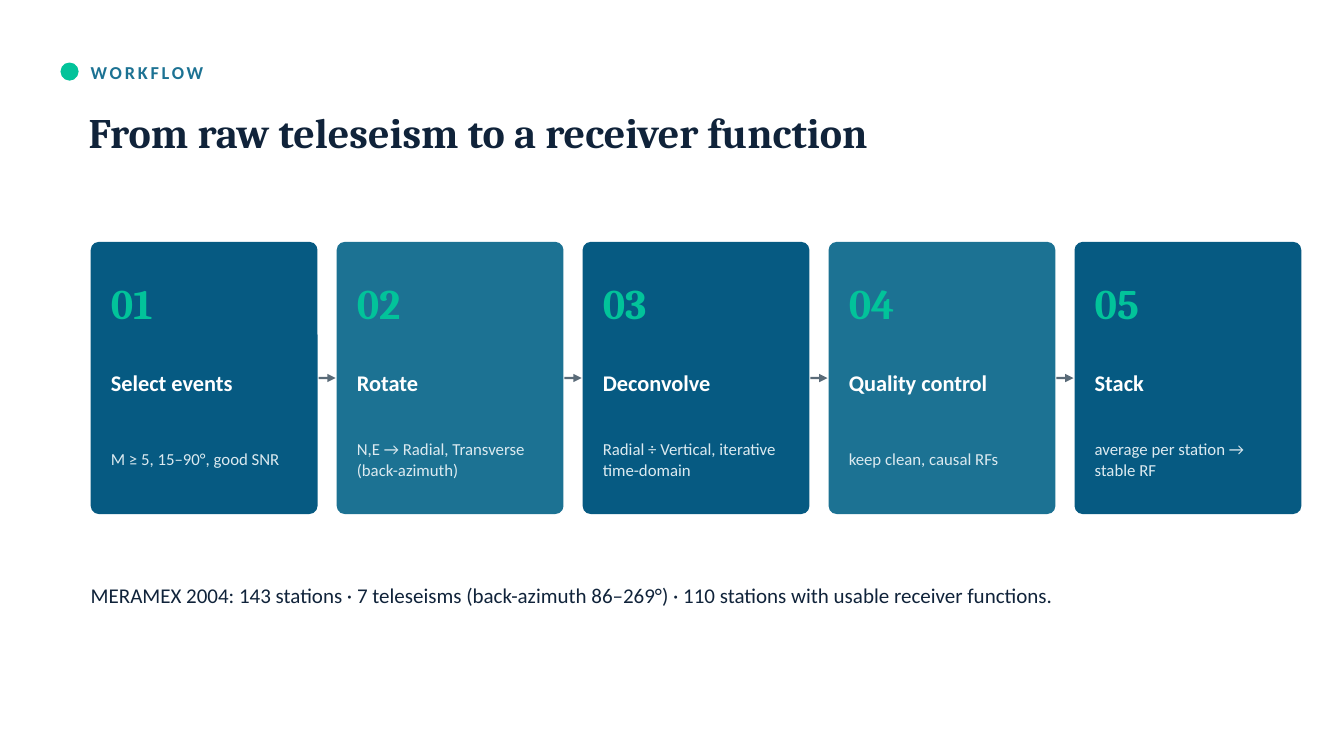
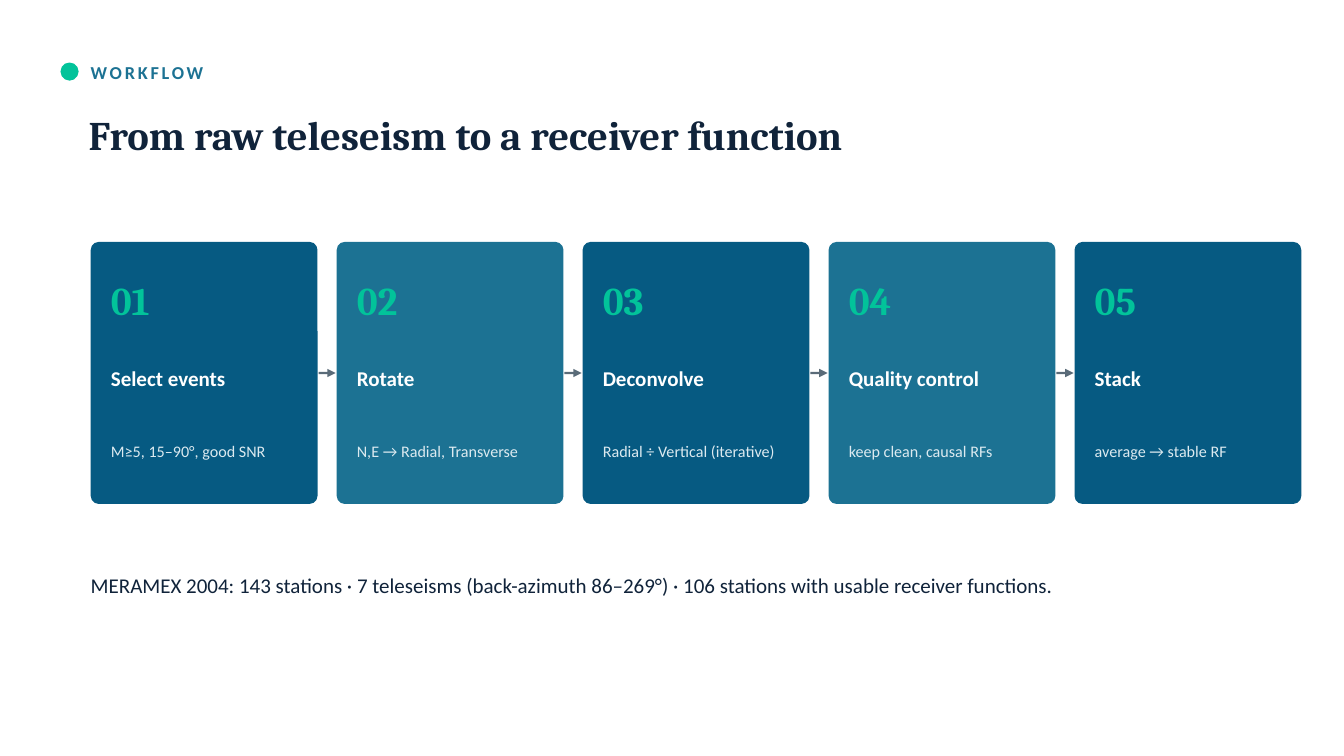
Before and after one commit to maswiet/fbt-gravity-seismicity, a slide deck: slide 9 of pitch_rf_gravity/RF_Gravity_CentralJava_keynote.pptx (slide 5 before the commit). Drawn at 1344x756 pixels with LibreOffice and Linux fonts; fonts in the diff are those of the drawing. Boxes give left, top, right and bottom in pixels: in the first picture for what was removed or moved away, otherwise in the second. Text is boxed around its words. In the diff, an @@ line names an element or a change of style, - is before the commit and + after.

```diff
--- a/pitch_rf_gravity/RF_Gravity_CentralJava_keynote.pptx
+++ b/pitch_rf_gravity/RF_Gravity_CentralJava_keynote.pptx
@@ text "From raw teleseism to a ..." at bbox=[89, 121, 842, 151]: size 30 to 29 pt @@
@@ rounded rectangle: place and size @@
-rounded rectangle at bbox=[91, 242, 318, 514]
+rounded rectangle at bbox=[91, 242, 318, 504]
@@ rounded rectangle: place and size @@
-rounded rectangle at bbox=[337, 242, 564, 514]
+rounded rectangle at bbox=[337, 242, 564, 504]
@@ rounded rectangle: place and size @@
-rounded rectangle at bbox=[583, 242, 810, 514]
+rounded rectangle at bbox=[583, 242, 810, 504]
@@ rounded rectangle: place and size @@
-rounded rectangle at bbox=[829, 242, 1056, 514]
+rounded rectangle at bbox=[829, 242, 1056, 504]
@@ rounded rectangle: place and size @@
-rounded rectangle at bbox=[1075, 242, 1302, 514]
+rounded rectangle at bbox=[1075, 242, 1302, 504]
@@ size 30 to 28 pt in 5 elements at bbox=[603, 288, 644, 315], bbox=[111, 288, 150, 315], bbox=[357, 288, 398, 315], bbox=[849, 288, 892, 315], bbox=[1095, 288, 1136, 315] @@
@@ size 16 to 15 pt in 5 elements at bbox=[111, 371, 225, 386], bbox=[357, 372, 415, 386], bbox=[603, 371, 704, 386], bbox=[849, 371, 979, 390], bbox=[1095, 371, 1141, 386] @@
@@ 4 arrows: place and size @@
-4 arrows at bbox=[319, 378, 1074, 378]
+4 arrows at bbox=[319, 373, 1074, 373]
@@ text "keep clean, causal RFs": place and size @@
-text "keep clean, causal RFs" at bbox=[849, 453, 998, 468]
+text "keep clean, causal RFs" at bbox=[849, 446, 992, 460]
@@ text "keep clean, causal RFs" at bbox=[849, 446, 992, 460]: size 12 to 11.5 pt @@
@@ text at bbox=[111, 446, 266, 460]: text changed; size 12 to 11.5 pt @@
-M ≥ 5, 15–90°, good SNR
+M≥5, 15–90°, good SNR
@@ text at bbox=[357, 446, 518, 459]: text changed; size 12 to 11.5 pt @@
-N,E → Radial, Transverse (back-azimuth)
+N,E → Radial, Transverse
@@ text at bbox=[603, 445, 775, 459]: text changed; size 12 to 11.5 pt @@
-Radial ÷ Vertical, iterative time-domain
+Radial ÷ Vertical (iterative)
@@ text at bbox=[1095, 446, 1227, 460]: text changed; size 12 to 11.5 pt @@
-average per station → stable RF
+average → stable RF
@@ text at bbox=[91, 578, 1052, 596]: text changed @@
-MERAMEX 2004: 143 stations · 7 teleseisms (back-azimuth 86–269°) · 110 stations with usable receiver functions.
+MERAMEX 2004: 143 stations · 7 teleseisms (back-azimuth 86–269°) · 106 stations with usable receiver functions.
```
Also in this commit, not shown: 12 other slides changed, 7 slides added, 2 slides removed, 12 other files.
